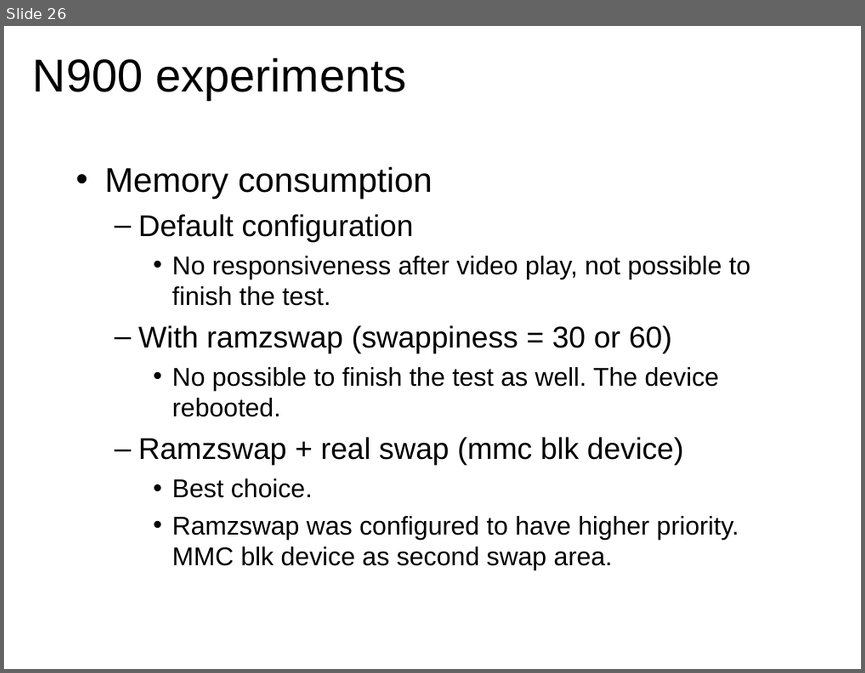
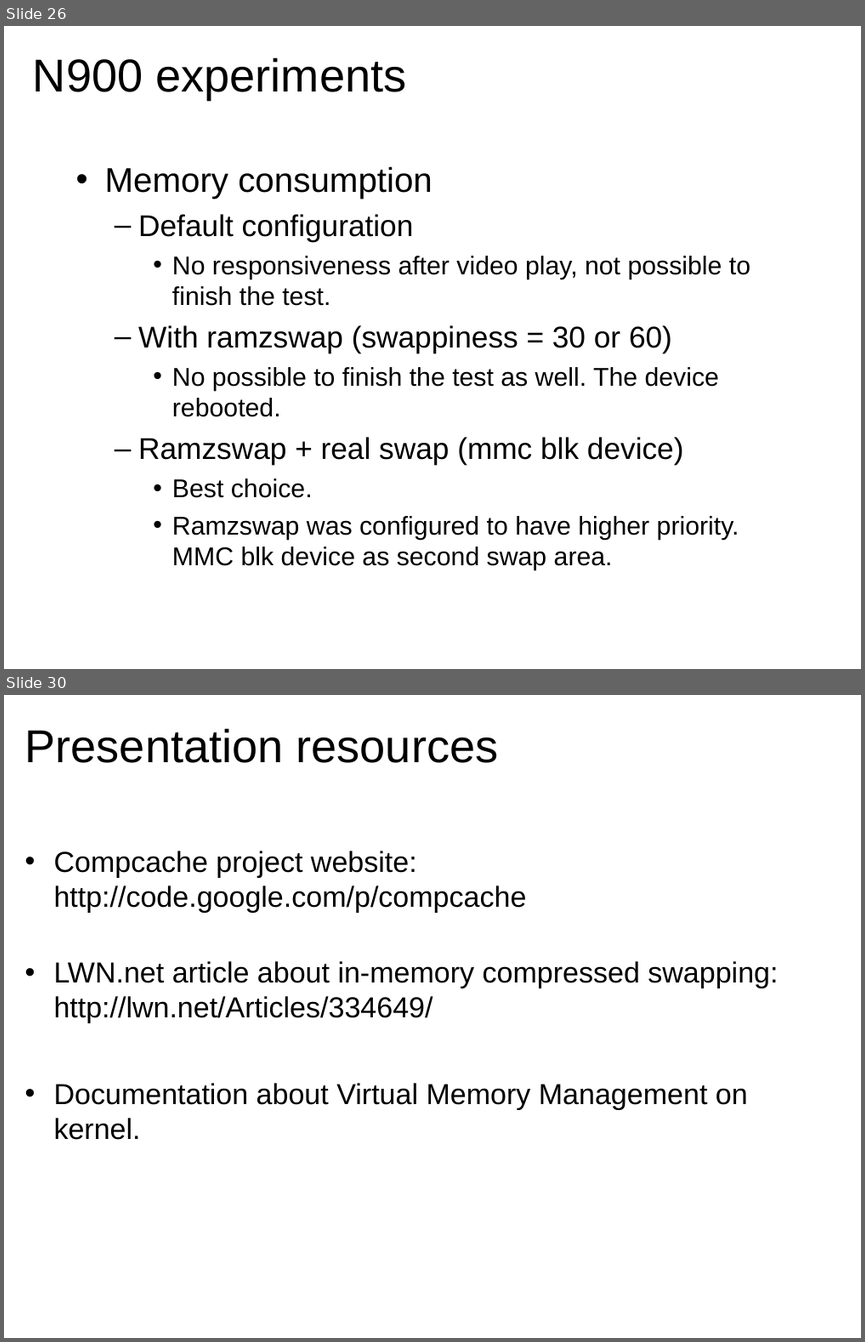
Before and after one commit to briglia/LinuxCon2011, a slide deck: linuxcon2011.odp. Shown one above the other, each under a label of ours: slide 26 before the commit, slides 26 and 30 after it; the slides between them are not shown. The pictures are 865x673 and 865x1342 pixels, drawn with LibreOffice and Linux fonts; fonts in the diff are those of the drawing. Boxes give left, top, right and bottom in pixels: in the first picture for what was removed or moved away, otherwise in the second. Text is boxed around its words. In the diff, an @@ line names an element or a change of style, - is before the commit and + after.

```diff
--- a/linuxcon2011.odp
+++ b/linuxcon2011.odp
@@ slide 30 added at (x1=4, y1=695, x2=861, y2=1338), background #FFFFFF @@
@@ title added at (x1=25, y1=728, x2=499, y2=763), 43 pt, text #000000 @@
+Presentation resources
@@ text added at (x1=54, y1=851, x2=778, y2=1140), 27 pt, text #000000 @@
+• Compcache project website: http://code.google.com/p/compcache
+• LWN.net article about in-memory compressed swapping: http://lwn.net/Articles/334649/
+• Documentation about Virtual Memory Management on kernel.
```
Also in this commit, not shown: 3 slides changed, 4 other slides added, 1 slide removed.
